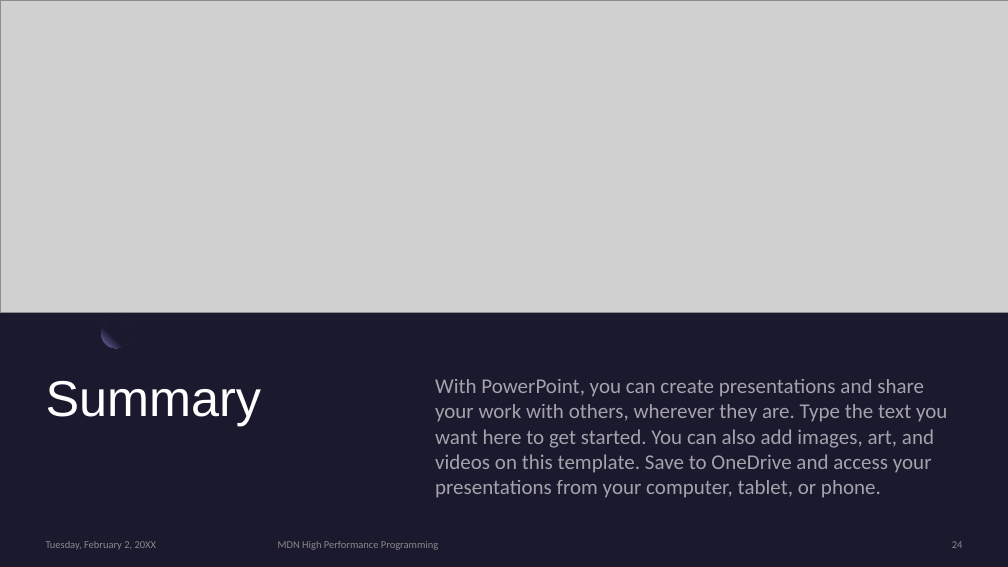
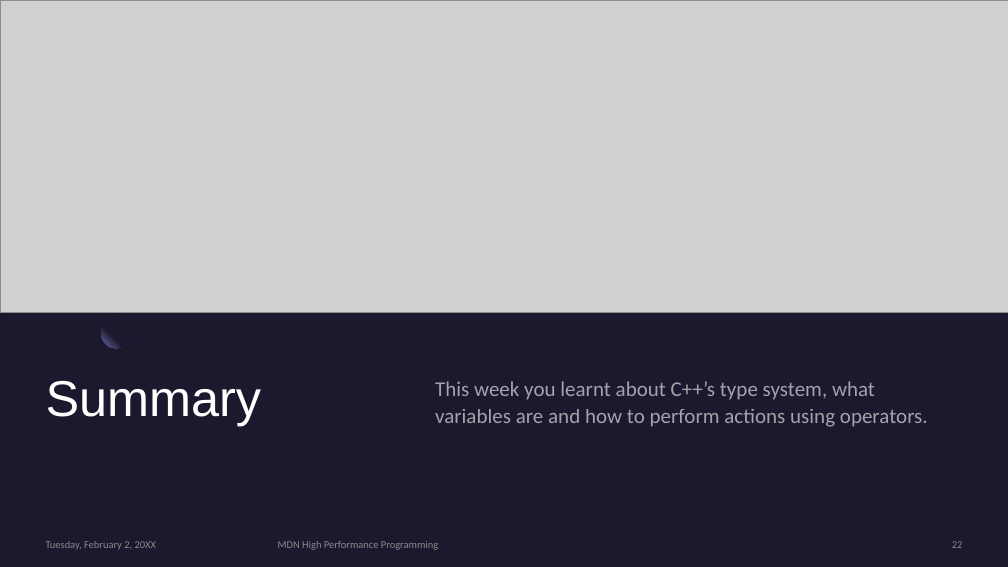
Before and after one commit to MonashDeepNeuron/HPP, a slide deck: slide 22 of content/week1/slides/week1.pptx (slide 24 before the commit). Drawn at 1008x567 pixels with LibreOffice and Linux fonts; fonts in the diff are those of the drawing; grey boxes stand for pictures. Boxes give left, top, right and bottom in pixels: in the first picture for what was removed or moved away, otherwise in the second. Text is boxed around its words. In the diff, an @@ line names an element or a change of style, - is before the commit and + after.

Commit message:
Finished the content for week 1 slides

```diff
--- a/content/week1/slides/week1.pptx
+++ b/content/week1/slides/week1.pptx
@@ text at (x1=435, y1=381, x2=928, y2=427): text changed @@
-With PowerPoint, you can create presentations and share your work with others, wherever they are. Type the text you want here to get started. You can also add images, art, and videos on this template. Save to OneDrive and access your presentations from your computer, tablet, or phone.
+This week you learnt about C++’s type system, what variables are and how to perform actions using operators.
@@ page number at (x1=952, y1=541, x2=963, y2=548): text changed @@
-24
+22
```
Also in this commit, not shown: 6 other slides changed, 5 slides added, 7 slides removed.
